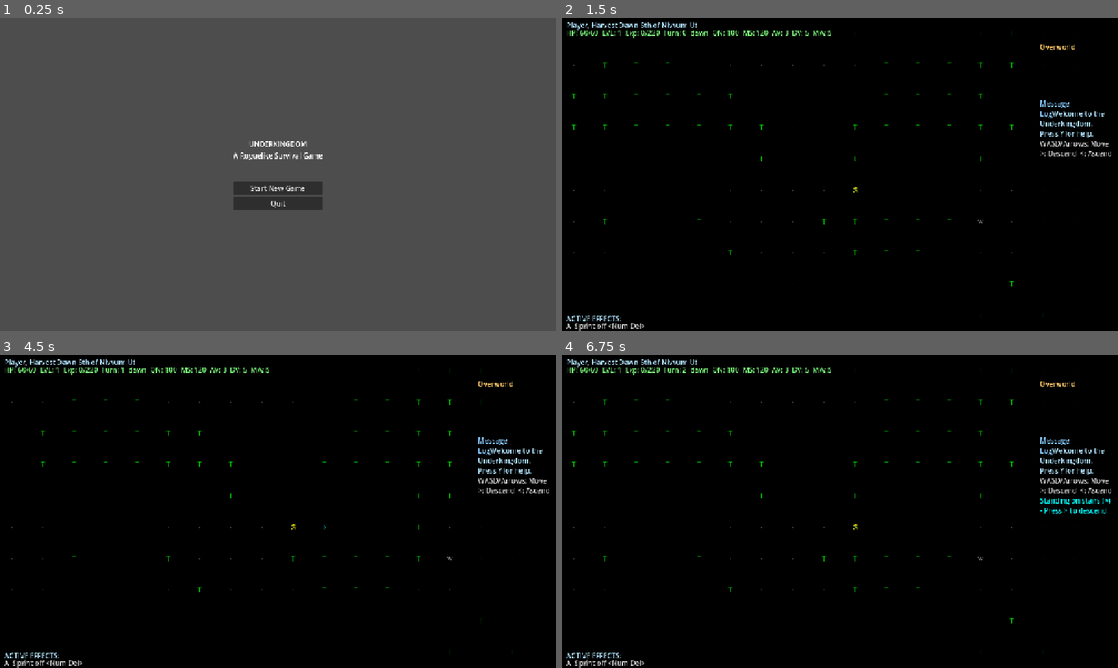
Above: before the commit, frames 1-4 (two rows, left to right).
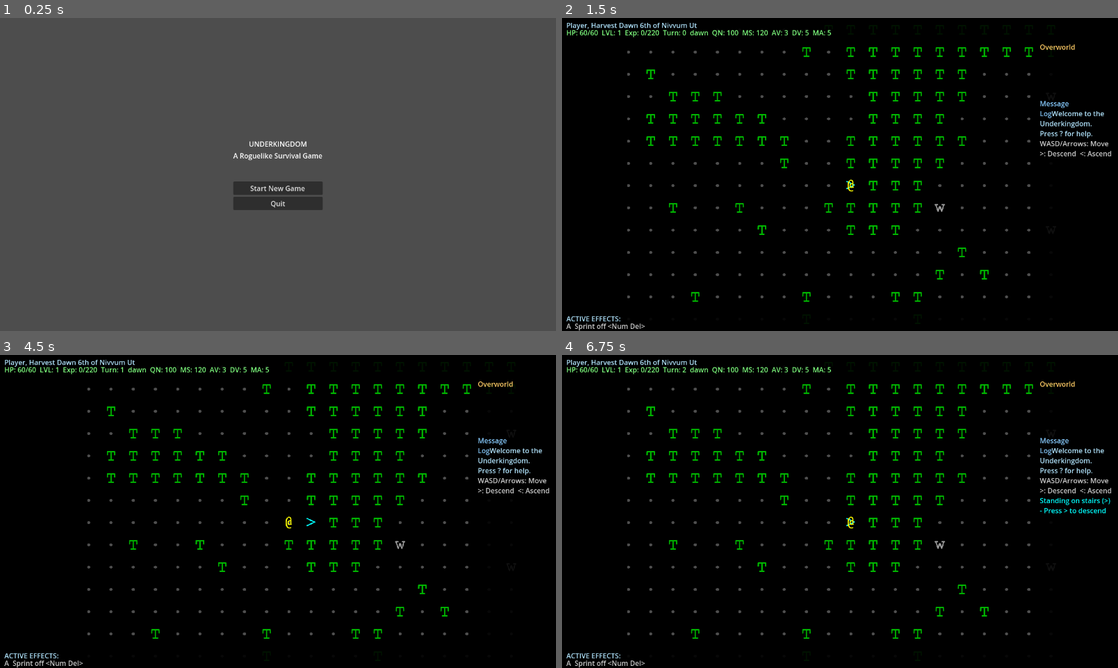
Above: after the commit, the same moments.

Repository: stevenraines/underkingdom-godot-cc
Game: Godot game, scene res://scenes/main.tscn
Same seed, same stepped clock (60 frames per second), same inputs: the game is played once before the commit and once after it.
Inputs:
- Up to frame 1 (0.25 s): no input
- Up to frame 2 (1.5 s): click "Start New Game" at 0.5 s; tap Enter at 1.25 s; hold Right (ui_right) from 1.28 s (still down)
- Up to frame 3 (4.5 s): tap Space at 2, 3.5 s; release Right (ui_right) at 2.03 s; hold Down (ui_down) 2.03-2.78 s; tap Enter at 2.75, 4.25 s; hold Right (ui_right) 2.78-3.53 s; hold Up (ui_up) 3.53-4.28 s; hold Left (ui_left) from 4.28 s (still down)
- Up to frame 4 (6.75 s): tap Space at 5 s; release Left (ui_left) at 5.78 s; hold Down (ui_down) 5.78-6.53 s; hold Right (ui_right) from 6.53 s (still down)

The runs differ from the first frame. In frame 1, 0.4% of the frame differs, in the area x 41-58%, y 39-61%; in frame 2, 4.5%; in frame 3, 4.4%; in frame 4, 4.7%, in the area x 0-99%, y 1-100%.

Commit message:
Add unicode tileset and update game scene structure
- Introduced a new unicode tileset image to enhance rendering capabilities.
- Updated the game scene to include new script resources for terrain and entity layers.
- Adjusted the BottomBar node's anchors and offsets for improved layout and responsiveness.

Diff:
--- a/project.godot
+++ b/project.godot
@@ -30,7 +30,9 @@
 window/size/viewport_width=1280
 window/size/viewport_height=720
 window/size/mode=2
-window/stretch/mode="canvas_items"
+window/size/resizable=true
+window/stretch/mode="viewport"
+window/stretch/aspect="expand"
 
 [input]
 
--- a/rendering/ascii_renderer.gd
+++ b/rendering/ascii_renderer.gd
@@ -6,28 +6,36 @@
 ## Renders the game world using ASCII characters.
 ## Uses two TileMapLayer nodes: one for terrain, one for entities.
 
-const TILE_SIZE = 48
+const TILE_SIZE = 64
 
 # Child nodes (set in scene or _ready)
 @onready var terrain_layer: TileMapLayer = $TerrainLayer
 @onready var entity_layer: TileMapLayer = $EntityLayer
 @onready var camera: Camera2D = $Camera
 
-# Tile ID mappings (char -> atlas coordinates)
-# ASCII characters 32-126 are laid out in a 16-column grid
-# To get tile coordinates from char: col = (char_code - 32) % 16, row = (char_code - 32) / 16
+# Tile ID mappings (char -> index in tileset)
+# Unicode tileset: 32 columns, characters indexed sequentially
+# Basic Latin (ASCII 32-126) are first 95 characters (indices 0-94)
+# To get coordinates: col = index % 32, row = index / 32
+const TILES_PER_ROW = 32
+
+# Helper function to get tile index from ASCII character code
+func _ascii_to_index(ascii_code: int) -> int:
+	# ASCII 32-126 are indices 0-94
+	return ascii_code - 32
+
 var tile_map: Dictionary = {
-	"@": 32,   # Player (ASCII 64)
-	".": 14,   # Floor (ASCII 46)
-	"#": 3,    # Wall (ASCII 35)
-	"+": 11,   # Door (ASCII 43)
-	">": 30,   # Stairs down (ASCII 62)
-	"<": 28,   # Stairs up (ASCII 60)
-	"T": 52,   # Tree (ASCII 84)
-	"~": 62,   # Water (ASCII 126)
-	"r": 82,   # Grave Rat (ASCII 114)
-	"W": 55,   # Barrow Wight (ASCII 87)
-	"w": 87,   # Woodland Wolf (ASCII 119)
+	"@": _ascii_to_index(64),   # Player (ASCII 64, @)
+	".": _ascii_to_index(46),   # Floor (ASCII 46, .)
+	"#": _ascii_to_index(35),   # Wall (ASCII 35, #)
+	"+": _ascii_to_index(43),   # Door (ASCII 43, +)
+	">": _ascii_to_index(62),   # Stairs down (ASCII 62, >)
+	"<": _ascii_to_index(60),   # Stairs up (ASCII 60, <)
+	"T": _ascii_to_index(84),   # Tree (ASCII 84, T)
+	"~": _ascii_to_index(126),  # Water (ASCII 126, ~)
+	"r": _ascii_to_index(114),  # Grave Rat (ASCII 114, r)
+	"W": _ascii_to_index(87),   # Barrow Wight (ASCII 87, W)
+	"w": _ascii_to_index(119),  # Woodland Wolf (ASCII 119, w)
 }
 
 # Color mapping for tiles
@@ -47,22 +55,31 @@
 
 var visible_tiles: Array[Vector2i] = []
 
+# Dictionaries to track modulated cells for runtime coloring
+var terrain_modulated_cells: Dictionary = {}
+var entity_modulated_cells: Dictionary = {}
+
 func _ready() -> void:
 	_setup_tilemap_layers()
 	print("ASCIIRenderer initialized")
 
 ## Setup TileMapLayer nodes with tileset
 func _setup_tilemap_layers() -> void:
-	# Create tileset if not set
-	if terrain_layer and not terrain_layer.tile_set:
-		terrain_layer.tile_set = _create_ascii_tileset()
-	if entity_layer and not entity_layer.tile_set:
-		entity_layer.tile_set = _create_ascii_tileset()
+	# Set renderer reference on layers for runtime tile data updates
+	if terrain_layer:
+		terrain_layer.set("renderer", self)
+		if not terrain_layer.tile_set:
+			terrain_layer.tile_set = _create_ascii_tileset()
+
+	if entity_layer:
+		entity_layer.set("renderer", self)
+		if not entity_layer.tile_set:
+			entity_layer.tile_set = _create_ascii_tileset()
 
 	# Set camera zoom for better visibility
-	# With 48px tiles (3x larger than original 16px), use higher zoom to make them appear larger
+	# With 64px tiles, use smaller zoom to fit more tiles on screen
 	if camera:
-		camera.zoom = Vector2(1.5, 1.5)
+		camera.zoom = Vector2(0.8, 0.8)
 
 ## Create ASCII tileset from sprite sheet
 func _create_ascii_tileset() -> TileSet:
@@ -180,6 +197,11 @@
 
 	terrain_layer.set_cell(position, 0, Vector2i(col, row))
 
+	# Set color modulation for this tile
+	var tile_color = tile_colors.get(tile_type, Color.WHITE)
+	terrain_modulated_cells[position] = tile_color
+	terrain_layer.notify_runtime_tile_data_update()
+
 ## Render an entity
 func render_entity(position: Vector2i, entity_type: String, color: Color = Color.WHITE) -> void:
 	if not entity_layer:
@@ -194,12 +216,18 @@
 
 	entity_layer.set_cell(position, 0, Vector2i(col, row))
 
+	# Set color modulation for this entity
+	entity_modulated_cells[position] = color
+	entity_layer.notify_runtime_tile_data_update()
+
 ## Clear entity at position
 func clear_entity(position: Vector2i) -> void:
 	if not entity_layer:
 		return
 
 	entity_layer.erase_cell(position)
+	entity_modulated_cells.erase(position)
+	entity_layer.notify_runtime_tile_data_update()
 
 ## Update field of view
 func update_fov(new_visible_tiles: Array[Vector2i]) -> void:
--- /dev/null
+++ b/rendering/entity_layer.gd
@@ -0,0 +1,18 @@
+extends TileMapLayer
+
+## EntityLayer - Custom TileMapLayer with runtime color modulation
+##
+## Allows runtime color changes via TileData.modulate
+
+# Reference to parent ASCIIRenderer to access modulated_cells dictionary
+var renderer: ASCIIRenderer
+
+func _use_tile_data_runtime_update(coords: Vector2i) -> bool:
+	if not renderer:
+		return false
+	return renderer.entity_modulated_cells.has(coords)
+
+func _tile_data_runtime_update(coords: Vector2i, tile_data: TileData) -> void:
+	if not renderer:
+		return
+	tile_data.modulate = renderer.entity_modulated_cells.get(coords, Color.WHITE)
--- /dev/null
+++ b/rendering/terrain_layer.gd
@@ -0,0 +1,18 @@
+extends TileMapLayer
+
+## TerrainLayer - Custom TileMapLayer with runtime color modulation
+##
+## Allows runtime color changes via TileData.modulate
+
+# Reference to parent ASCIIRenderer to access modulated_cells dictionary
+var renderer: ASCIIRenderer
+
+func _use_tile_data_runtime_update(coords: Vector2i) -> bool:
+	if not renderer:
+		return false
+	return renderer.terrain_modulated_cells.has(coords)
+
+func _tile_data_runtime_update(coords: Vector2i, tile_data: TileData) -> void:
+	if not renderer:
+		return
+	tile_data.modulate = renderer.terrain_modulated_cells.get(coords, Color.WHITE)
--- a/scenes/game.tscn
+++ b/scenes/game.tscn
@@ -1,8 +1,10 @@
-[gd_scene load_steps=4 format=3 uid="uid://bkt0gfnv2fxc7"]
+[gd_scene load_steps=6 format=3 uid="uid://bkt0gfnv2fxc7"]
 
 [ext_resource type="Script" path="res://scenes/game.gd" id="1"]
 [ext_resource type="Script" path="res://rendering/ascii_renderer.gd" id="2"]
 [ext_resource type="Script" path="res://systems/input_handler.gd" id="3"]
+[ext_resource type="Script" path="res://rendering/terrain_layer.gd" id="4"]
+[ext_resource type="Script" path="res://rendering/entity_layer.gd" id="5"]
 
 [node name="Game" type="Node2D"]
 script = ExtResource("1")
@@ -19,8 +21,10 @@
 script = ExtResource("2")
 
 [node name="TerrainLayer" type="TileMapLayer" parent="ASCIIRenderer"]
+script = ExtResource("4")
 
 [node name="EntityLayer" type="TileMapLayer" parent="ASCIIRenderer"]
+script = ExtResource("5")
 
 [node name="Camera" type="Camera2D" parent="ASCIIRenderer"]
 enabled = true
@@ -75,10 +79,16 @@
 scroll_following = true
 
 [node name="BottomBar" type="ColorRect" parent="HUD"]
+anchors_preset = 12
+anchor_top = 1.0
+anchor_right = 1.0
+anchor_bottom = 1.0
 offset_left = 0.0
-offset_top = 675.0
-offset_right = 1090.0
-offset_bottom = 720.0
+offset_top = -45.0
+offset_right = -190.0
+offset_bottom = 0.0
+grow_horizontal = 2
+grow_vertical = 0
 color = Color(0, 0, 0, 0.9)
 
 [node name="ActiveEffects" type="Label" parent="HUD/BottomBar"]
Not shown, added: rendering/entity_layer.gd.uid
Not shown, added: rendering/terrain_layer.gd.uid
Binary file changed: rendering/tilesets/ascii_tileset.png
Not shown, added: rendering/tilesets/unicode_charmap.txt
Binary file added: rendering/tilesets/unicode_tileset.png
Not shown, changed: rendering/generate_ascii_tileset.py
